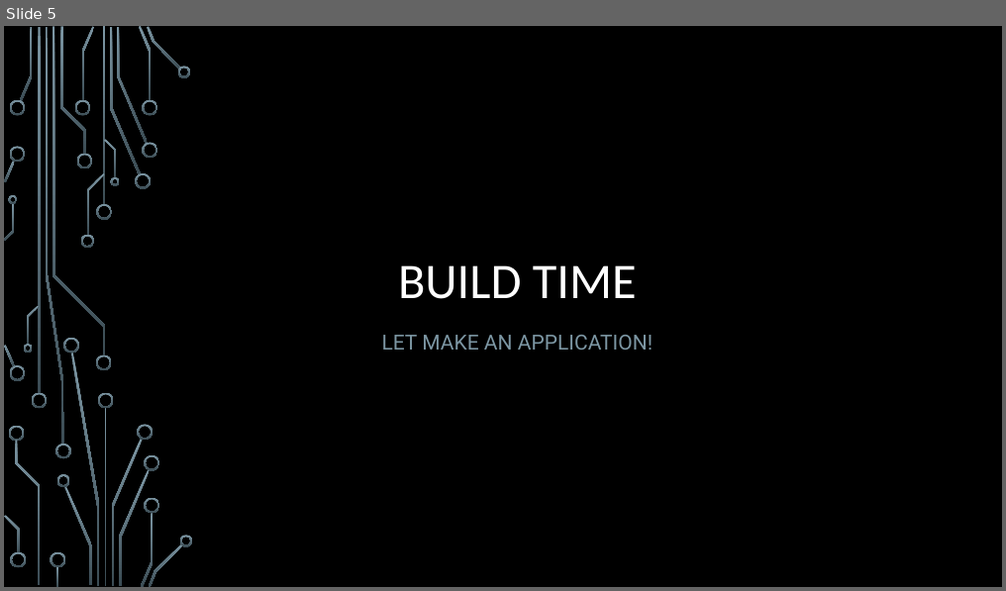
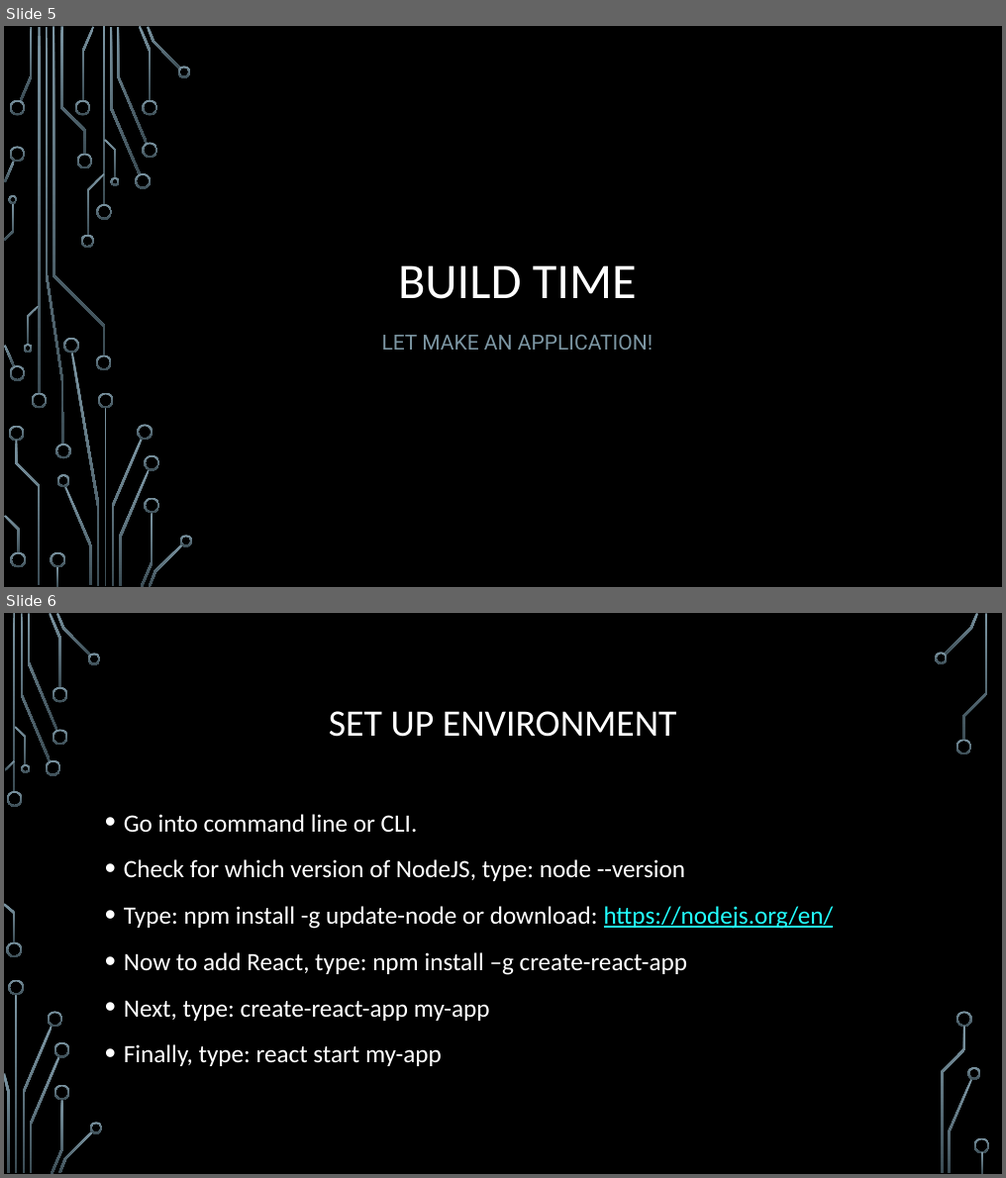
Before and after one commit to kenxwagner/ken_teaches, a slide deck: React/slides/react_lessons_slides.pptx. Shown one above the other, each under a label of ours: slide 5 before the commit, slides 5 and 6 after it. The pictures are 1006x591 and 1006x1178 pixels, drawn with LibreOffice and Linux fonts; fonts in the diff are those of the drawing; background and template pictures are left out. Boxes give left, top, right and bottom in pixels: in the first picture for what was removed or moved away, otherwise in the second. Text is boxed around its words. In the diff, an @@ line names an element or a change of style, - is before the commit and + after.

```diff
--- a/React/slides/react_lessons_slides.pptx
+++ b/React/slides/react_lessons_slides.pptx
@@ slide 6 added at [4, 613, 1002, 1174], background picture (left out) @@
@@ title added at [329, 711, 677, 737], 36 pt, text #FFFFFF @@
+SET UP ENVIRONMENT
@@ text added at [124, 814, 834, 1066], 24 pt, text #FFFFFF @@
+• Go into command line or CLI.
+• Check for which version of NodeJS, type: node --version
+• Type: npm install -g update-node or download: https://nodejs.org/en/
+• Now to add React, type: npm install –g create-react-app
+• Next, type: create-react-app my-app
+• Finally, type: react start my-app
@@ group added at [4, 613, 990, 1174]: 33 freeform shapes, 3 rectangles @@
```
Also in this commit, not shown: 1 other file.
